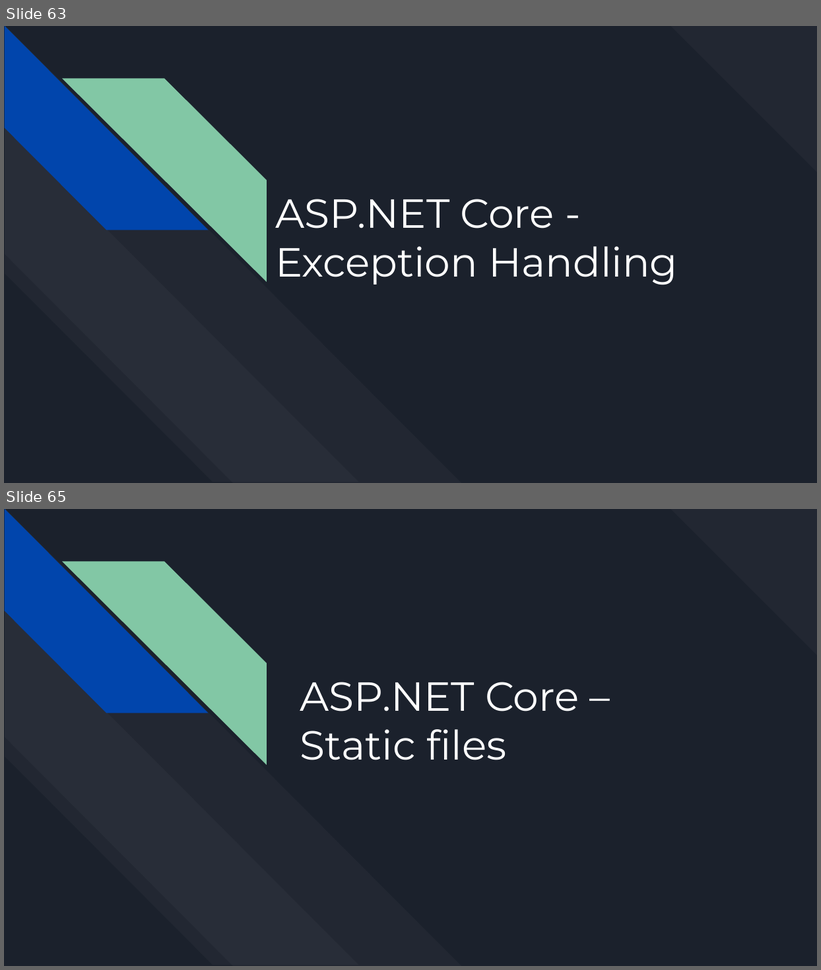
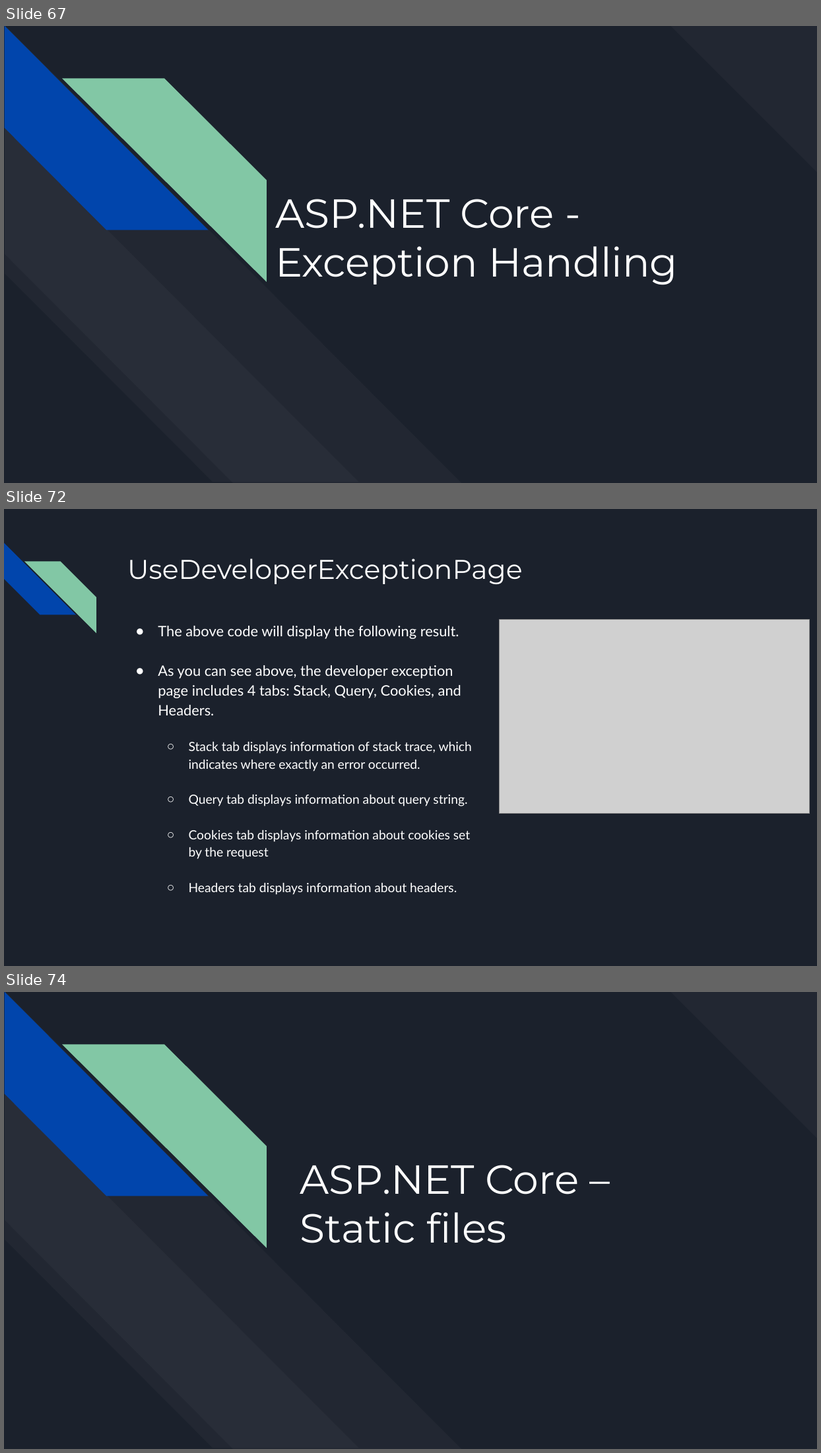
Before and after one commit to bulhard/Web-Programming, a slide deck: 00 Presentations/03 DI, IoT, Services.pptx. Shown one above the other, each under a label of ours: slides 63 and 65 before the commit, slides 67, 72 and 74 after it; the slides between them are not shown. The pictures are 821x970 and 821x1453 pixels, drawn with LibreOffice and Linux fonts; fonts in the diff are those of the drawing; grey boxes stand for pictures. Boxes give left, top, right and bottom in pixels: in the first picture for what was removed or moved away, otherwise in the second. Text is boxed around its words. In the diff, an @@ line names an element or a change of style, - is before the commit and + after.

```diff
--- a/00 Presentations/03 DI, IoT, Services.pptx
+++ b/00 Presentations/03 DI, IoT, Services.pptx
@@ slide 72 added at box(4, 509, 817, 966), background #1B212C @@
@@ diag stripe added at box(4, 543, 76, 615), fill #0145AC @@
@@ diag stripe added at box(24, 561, 96, 634), fill #82C7A5 @@
@@ title added at box(127, 559, 523, 584), 32 pt, text #FFFFFF @@
+UseDeveloperExceptionPage
@@ text added at box(158, 626, 472, 895), 15 pt, text #FFFFFF @@
+● The above code will display the following result.
+● As you can see above, the developer exception page includes 4 tabs: Stack, Query, Cookies, and Headers.
+  ○ Stack tab displays information of stack trace, which indicates where exactly an error occurred.
+  ○ Query tab displays information about query string.
+  ○ Cookies tab displays information about cookies set by the request
+  ○ Headers tab displays information about headers.
@@ picture added at box(499, 619, 810, 814) @@
@@ what was slide 63 is now slide 67 @@
@@ what was slide 65 is now slide 74 @@
```
Also in this commit, not shown: 4 slides changed, 20 other slides added, 3 slides removed, 53 other files.
